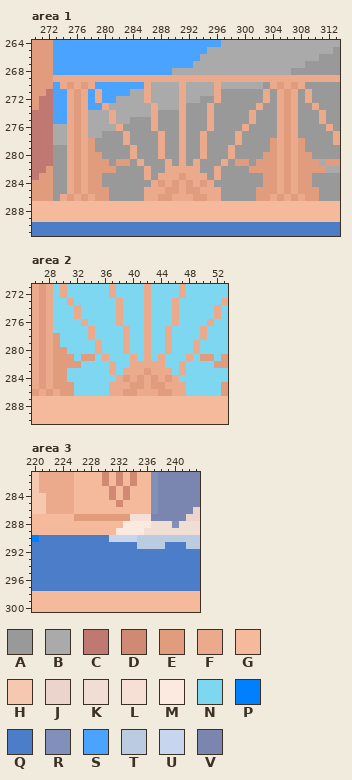
Pixel-art file, stored at Main Build/Art/3D Scene Test 2D.aseprite. Above is the file before it was changed.
576x324 pixels, 1 frame. Colours within 5 levels of each other are drawn and written as one. Shown: area 1: x 270..313, y 264..291; area 2: x 26..53, y 271..290; area 3: x 220..243, y 281..300. The commit also changed other parts of the picture, which this record leaves out.
Visible layers, top first: "Cato", "Waterfall" opacity 69%, "Objects", "Front Railings", "Back Railing", "Ground", "Back Drop", "Ground Background", "Layer 2", "Layer 1".
Palette (. is transparent): A #999999  B #aaaaaa  C #c07872  D #d08a74  E #e19b7d  F #ebaa8c  G #f5b99b  H #f6c8af  J #ead4cb  K #f0ddd4  L #f6e0d6  M #fce9e0  N #7dd7f0  P #007fff  Q #4b7dc8  R #8090ba  S #4aa4ff  T #bbcbe2  U #c7d6ee  V #7a86b0
Pixels before, area 1, first column x 270:
264 EEESSSSSSSSSSSSSSSSSSSSSSSSBBBBBBBBBBBBBBBBB
265 EEESSSSSSSSSSSSSSSSSSSSSSBBBBBBBBBBBBBBBBBBA
266 EEESSSSSSSSSSSSSSSSSSSSSBBBBBBBBBBBBBBBBBAAA
267 EEESSSSSSSSSSSSSSSSSSSSBBBBBBBBBBBBBBBBAAAAA
268 EEESSSSSSSSSSSSSSSSSBBBBBBBBBBBBBBBBBAAAAAAA
269 EEEFFFFFFFFFFFFFFFFFFFFFFFFFFFFFFFFFFFFFFFFF
270 EEESFEFEFSSSSSSSFBBBBFBBBBFBBBBBBAFEFEFAAAAA
271 EECSSFEFSFSSSSBBFBBBBFBBBBFAAAAAAFAFEFAFAAAA
272 ECCSSFEFSFSSBBBBFBBBBFBBAAFAAAAAAFAFEFAFAAAA
273 ECCSSFEFSSFBBBBBBFBBBFAAAFAAAAAAFAAFEFAAFAAA
274 CCCSSFEFBBBFBBBBBFAAAFAAAFAAAAAFAAAFEFAAAFAA
275 CCCSSFEFBBBFBBAAAFAAAFAAAFAAAAAFAAAFEFAAAFAA
276 CCCBBFEFBBBBFAAAAFAAAFAAAFAAAAFAAAAFEFAAAAFA
277 CCCBBFEFBBAAAFAAAAFAAFAAFAAAAFAAAAAFEFAAAAAF
278 CCCBBFEFEAAAAFAAAAFAAFAAFAAAAFAAAAEFEFEAAAAF
279 CCCAAFEFEAAAAAFAAAFAAFAAFAAAFAAAAAEFEFEAAAAA
280 CCCAAFEFEEAAAAFAAAFAAFAAFAAAFAAAAEEFEFEEAAAA
281 CCCAAFEFEEEAEEAFAAAFAFAFAAAFAEEAEEEFEFEEEBEE
282 CCEAAFEFEEEEAAAAFAAFFFFFAAFAAAAEEEEFEFEEEEBB
283 CEEAAFEFEEAAAAAAFAFFFEFFFAFAAAAAAEEFEFEEAAAA
284 EEEAAFEFEEAAAAAAAFEFEFEFEFAAAAAAAEEFEFEEAAAA
285 EEEAAFEFEEEAAAAAFFFEEFEEFFFAAAAAEEEFEFEEEAAA
286 EEEAFEFEFEEAAAAAFFEEFFFEEFFAAAAAEEFEFEFEEAAA
287 GGGGGGGGGGGGGGGGGGGGGGGGGGGGGGGGGGGGGGGGGGGG
288 GGGGGGGGGGGGGGGGGGGGGGGGGGGGGGGGGGGGGGGGGGGG
289 GGGGGGGGGGGGGGGGGGGGGGGGGGGGGGGGGGGGGGGGGGGG
290 QQQQQQQQQQQQQQQQQQQQQQQQQQQQQQQQQQQQQQQQQQQQ
291 QQQQQQQQQQQQQQQQQQQQQQQQQQQQQQQQQQQQQQQQQQQQ
Pixels before, area 2, first column x 26:
271 FEFNFNNNNNNFNNNNFNNNNFNNNNNN
272 FEFNFNNNNNNFNNNNFNNNNFNNNNNN
273 FEFNNFNNNNNNFNNNFNNNFNNNNNNF
274 FEFNNNFNNNNNFNNNFNNNFNNNNNFN
275 FEFNNNFNNNNNFNNNFNNNFNNNNNFN
276 FEFNNNNFNNNNFNNNFNNNFNNNNFNN
277 FEFNNNNNFNNNNFNNFNNFNNNNFNNN
278 FEFENNNNFNNNNFNNFNNFNNNNFNNN
279 FEFENNNNNFNNNFNNFNNFNNNFNNNN
280 FEFEENNNNFNNNFNNFNNFNNNFNNNN
281 FEFEEENEENFNNNFNFNFNNNFNEENE
282 FEFEEEENNNNFNNFFFFFNNFNNNNEE
283 FEFEENNNNNNFNFFFEFFFNFNNNNNN
284 FEFEENNNNNNNFEFEFEFEFNNNNNNN
285 FEFEEENNNNNFFFEEFEEFFFNNNNNE
286 EFEFEENNNNNFFEEFFFEEFFNNNNNE
287 GGGGGGGGGGGGGGGGGGGGGGGGGGGG
288 GGGGGGGGGGGGGGGGGGGGGGGGGGGG
289 GGGGGGGGGGGGGGGGGGGGGGGGGGGG
290 GGGGGGGGGGGGGGGGGGGGGGGGGGGG
Pixels before, area 3, first column x 220:
281 HFFFFFGGGGDGDGDGGRVVVVVV
282 HFFFFFGGGGDGDGDGGRVVVVVV
283 HFFFFFGGGGGDGDGGGRVVVVVV
284 HHFFFFGGGGGDGDGGGRVVVVVV
285 HHFFFFGGGGGGDGGGGRVVVVVV
286 HHFFFFGGGGGGGGGGGRVVVVVJ
287 GGGGGGEEEEEEEELLLVVVVVJJ
288 GGGGGGGGGGGGGMMMMKKKRKKK
289 GGGGGGGGGGGGMMMMKKKKKKKK
290 PQQQQQQQQQQUUUUTTTTTTTTT
291 QQQQQQQQQQQQQQQTTTTQQQTT
292 QQQQQQQQQQQQQQQQQQQQQQQQ
293 QQQQQQQQQQQQQQQQQQQQQQQQ
294 QQQQQQQQQQQQQQQQQQQQQQQQ
295 QQQQQQQQQQQQQQQQQQQQQQQQ
296 QQQQQQQQQQQQQQQQQQQQQQQQ
297 QQQQQQQQQQQQQQQQQQQQQQQQ
298 GGGGGGGGGGGGGGGGGGGGGGGG
299 GGGGGGGGGGGGGGGGGGGGGGGG
300 GGGGGGGGGGGGGGGGGGGGGGGG
Once edited:
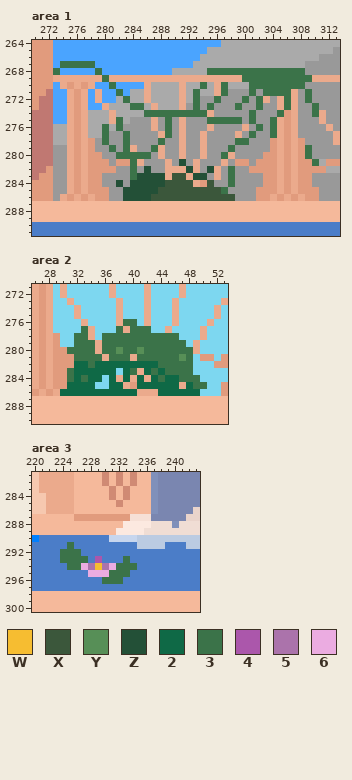
Colours new in this view: W #f6bd31  X #3b573b  Y #578f57  Z #235037  2 #0f6946  3 #3b7349  4 #ab57ab  5 #ab73ab  6 #ebace1
The exact change:
layer "Front Railings Clean" now hidden
Area 1, layer "Front Railings Overgrown":
y 267: x 274..278 SSSSS -> 33333
y 268: x 273 S -> 3; x 279 S -> 3; x 295..308 BBBBBBBBBBBBAA -> 33333333333333
y 269: x 280 F -> 3; x 300..309 FFFFFFFFFF -> 3333333333
y 270: x 281 S -> 3; x 294 B -> 3; x 297 B -> 3; x 301..308 BBAFEFEF -> 33333333
y 271: x 282 S -> 3; x 293 B -> 3; x 297 A -> 3; x 301 A -> 3; x 303..306 FAFE -> 3333; x 309 F -> 3
y 272: x 283 B -> 3; x 293 B -> 3; x 296 F -> 3; x 300 A -> 3; x 302 A -> 3; x 306 E -> 3; x 309 F -> 3
y 273: x 284..285 BB -> 33; x 293 A -> 3; x 295 F -> 3; x 299 A -> 3; x 302 F -> 3; x 306 E -> 3; x 310 F -> 3
y 274: x 286..294 BFAAAFAAA -> 333333333; x 301 F -> 3; x 305 F -> 3; x 310 A -> 3
y 275: x 282 B -> 3; x 289 A -> 3; x 295..299 FAAAA -> 33333; x 301 F -> 3; x 304 A -> 3
y 276: x 280 B -> 3; x 282 F -> 3; x 289 A -> 3; x 302 A -> 3; x 304 A -> 3
y 277: x 280 A -> 3; x 283 F -> 3; x 289 A -> 3; x 301 A -> 3; x 304 A -> 3
y 278: x 280 A -> 3; x 283 F -> 3; x 288 F -> 3; x 299..300 FA -> 33
y 279: x 281 A -> 3; x 283 A -> 3; x 287 A -> 3; x 298 F -> 3; x 309 A -> 3
y 280: x 282..286 AAFAA -> 33333; x 297 A -> 3; x 309 E -> 3
y 281: x 284 A -> 3; x 291 F -> Z; x 310 E -> 3
y 282: x 284 A -> 3; x 286 F -> Z; x 292 F -> Z; x 295 A -> Z; x 298 A -> 3
y 283: x 284..288 AAFAF -> 3ZZZZ; x 290..291 FE -> XX; x 293..294 FF -> ZZ; x 298 A -> 3
y 284: x 282 A -> Z; x 284..292 AAAFEFEFE -> ZZZZZXXXX; x 295 F -> X; x 298 A -> 3
y 285: x 283..297 AAAFFFEEFEEFFFA -> ZZZZZXXXXXXXXX3
y 286: x 283..298 AAAFFEEFFFEEFFAA -> ZZZZXXXXXXXXXXXX
Area 2, layer "Front Railings Overgrown":
y 276: x 39..40 NN -> 33
y 277: x 33 N -> 3; x 38 N -> 3; x 40..42 NNF -> 333
y 278: x 32..33 NN -> 33; x 36..46 NNNFNNFNNFN -> 33333333333
y 279: x 32..34 NNN -> 333; x 36..47 NNNFNNFNNFNN -> 333333333333
y 280: x 31..34 NNNN -> 3333; x 36..48 NNNFNNFNNFNNN -> 33Y33Y3333333
y 281: x 32..35 NEEN -> 3333; x 37..39 NNN -> 333; x 41..48 NFNFNNNF -> 333333Y3
y 282: x 32..48 ENNNNFNNFFFFFNNFN -> 22322222222233333
y 283: x 31..37 NNNNNNF -> 3222222; x 39..40 FF -> 23; x 42..48 EFFFNFN -> 2323333
y 284: x 31..35 NNNNN -> 32322; x 37 N -> 2; x 39 E -> 2; x 41 E -> 2; x 43..49 EFEFNNN -> 2322333
y 285: x 31..34 ENNN -> 2222; x 37..38 FF -> 22; x 41..46 EFEEFF -> 222222; x 48..50 NNN -> 233
y 286: x 30..40 EENNNNNFFEE -> 22222222222; x 44..49 EEFFNN -> 222222
Area 3, layer "Ground":
y 291: x 225 Q -> 3
y 292: x 224..226 QQQ -> 333
y 293: x 224..227 QQQQ -> 3333; x 229 Q -> 4; x 233 Q -> 3
y 294: x 225..234 QQQQQQQQQQ -> 3365W56333
y 295: x 228..233 QQQQQQ -> 666333
y 296: x 230..232 QQQ -> 333
Boxes around the changes in both pictures, in picture pixels (x1, y1, x2, y2):
changed: (53, 61, 319, 201)
changed: (60, 319, 207, 396)
changed: (60, 542, 137, 584)
